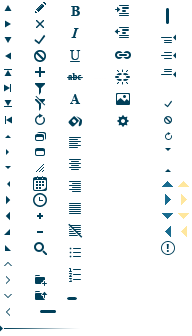
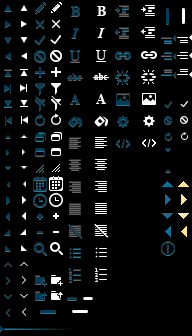
Layers edited between the first and the second 192×336 image:
added layer "view-html" in group "editor" over [116, 138, 130, 148]
added layer "view-html hover" in group "editor" over [142, 138, 156, 148]
showed "background" over [0, 0, 192, 336]
